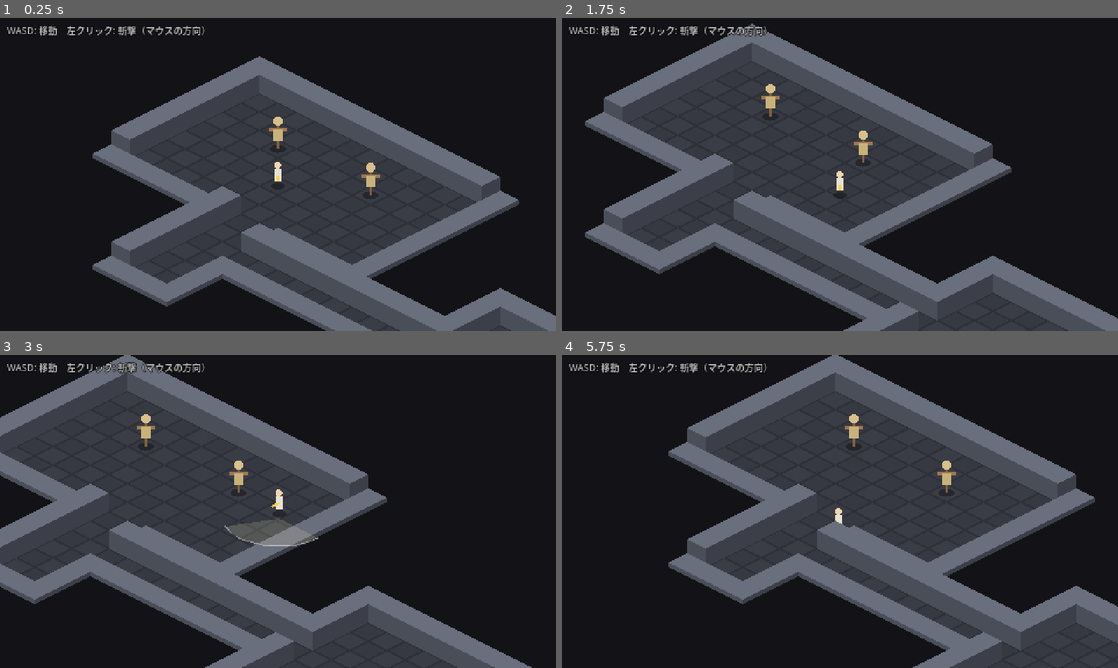
Above: before the commit, frames 1-4 (two rows, left to right).
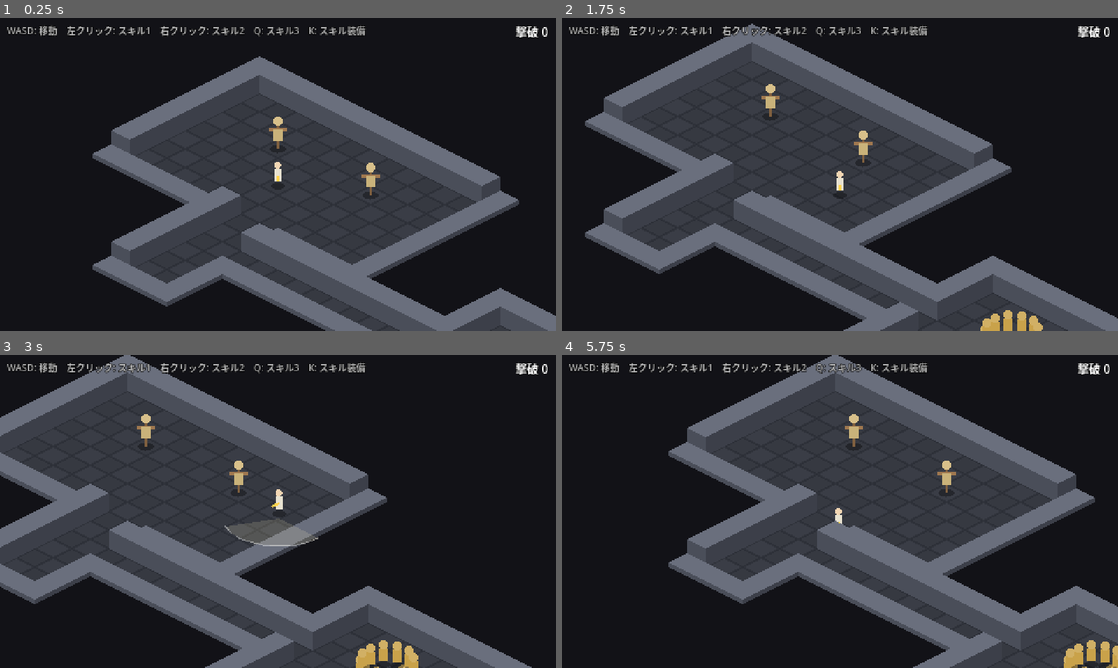
Above: after the commit, the same moments.

Repository: fururun/HackSla
Game: Godot game, scene res://scenes/main/main.tscn
The game is run twice, just before and just after one commit, with the same random seed, the same clock (stepped at 60 frames per second) and the same inputs.
Inputs (mouse positions are in pixels of both pictures, inside the frame that each line leads up to):
- Up to frame 1 (0.25 s): no input
- Up to frame 2 (1.75 s): tap Enter at 0.5 s; move the mouse to (962, 158) at 0.52 s; hold D (move_right) 0.53-1.28 s; click (962, 158) at 0.67 s; move the mouse to (728, 190) at 1.27 s; hold S (move_down) from 1.28 s (still down)
- Up to frame 3 (3 s): move the mouse to (333, 442) at 2.02 s; release S (move_down) at 2.03 s; hold D (move_right) 2.03-2.78 s; move the mouse to (250, 574) at 2.77 s; hold W (move_up) from 2.78 s (still down); click (250, 574) at 2.92 s
- Up to frame 4 (5.75 s): move the mouse to (1006, 558) at 3.52 s; release W (move_up) at 3.53 s; hold A (move_left) 3.53-5.03 s; move the mouse to (673, 464) at 4.27 s; move the mouse to (867, 511) at 5.02 s; hold S (move_down) from 5.03 s (still down); click (867, 511) at 5.17 s

The runs differ from the first frame. In frame 1, 0.7% of the frame differs, in the area x 21-99%, y 2-7%; in frame 2, 1.2%; in frame 3, 1.4%, in the area x 21-99%, y 2-100%; in frame 4, 1.3%.

Commit message:
メイン画面に敵の群れとスキル装備画面(K)をつなぐ
マップの印 s=群れ小鬼、b=岩殻 から敵を置く。操作ヘルプを更新。

Co-Authored-By: Claude Sonnet 5.5 <noreply@anthropic.com>

Diff:
--- a/scripts/main/main.gd
+++ b/scripts/main/main.gd
@@ -36,7 +36,31 @@
 		dummy.position = pos
 		world.add_child(dummy)
 
+	_add_enemies()
+	_add_skill_screen()
 	_add_help()
+
+
+## マップの印（s=群れ小鬼の群れ、b=岩殻）に敵を置く。時間で湧かせず、倒しに行く配置
+func _add_enemies() -> void:
+	var manager := EnemyManager.new()
+	manager.name = "EnemyManager"
+	world.add_child(manager)
+	var rng := RandomNumberGenerator.new()
+	rng.randomize()
+	var swarm: EnemyDef = DataDB.enemy("swarmling")
+	var brute: EnemyDef = DataDB.enemy("brute")
+	for pos: Vector2 in map.markers.get("s", []):
+		manager.spawn_pack(swarm, pos, rng)
+	for pos: Vector2 in map.markers.get("b", []):
+		manager.spawn(brute, pos)
+
+
+func _add_skill_screen() -> void:
+	var screen := SkillScreen.new()
+	screen.name = "SkillScreen"
+	add_child(screen)
+	screen.setup(player.caster)
 
 
 static func load_map(path: String) -> PackedStringArray:
@@ -51,7 +75,7 @@
 	var layer := CanvasLayer.new()
 	add_child(layer)
 	var help := Label.new()
-	help.text = "WASD: 移動　左クリック: 斬撃（マウスの方向）"
+	help.text = "WASD: 移動　左クリック: スキル1　右クリック: スキル2　Q: スキル3　K: スキル装備"
 	help.position = Vector2(6, 4)
 	help.add_theme_font_size_override("font_size", 8)
 	help.add_theme_color_override("font_color", Color(1, 1, 1, 0.7))
--- a/tests/test_world.gd
+++ b/tests/test_world.gd
@@ -43,8 +43,13 @@
 		await tree.process_frame
 	var player := tree.get_first_node_in_group("player") as Player
 	t.check(player != null, "プレイヤーがいる")
-	t.check_eq(tree.get_nodes_in_group("enemies").size(), 2, "案山子が2体")
-	var dummy := tree.get_first_node_in_group("enemies") as Node2D
+	var dummies: Array[Node2D] = []
+	for node: Node in tree.get_nodes_in_group("enemies"):
+		if node is TrainingDummy:
+			dummies.append(node as Node2D)
+	t.check_eq(dummies.size(), 2, "案山子が2体")
+	t.check(tree.get_nodes_in_group("enemies").size() > 2, "マップの印から敵の群れが置かれる")
+	var dummy: Node2D = dummies[0]
 	player.global_position = dummy.global_position + Vector2(-16, 4)
 	t.check(player.try_basic_attack(dummy.global_position), "斬撃を出せる")
 	t.check(not player.try_basic_attack(dummy.global_position), "再使用時間中は出せない")
Binary file added: shots/main_integrated.png
